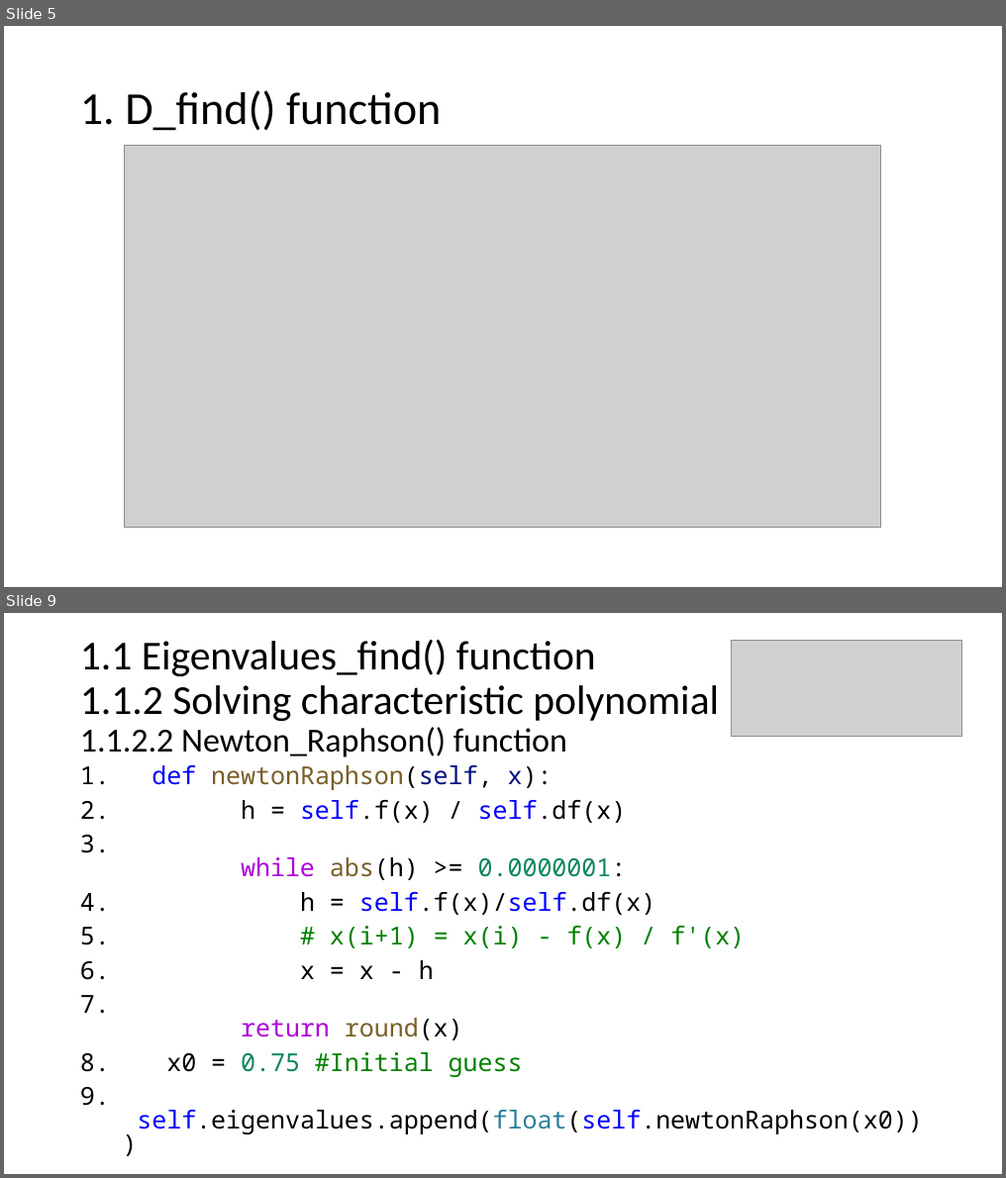
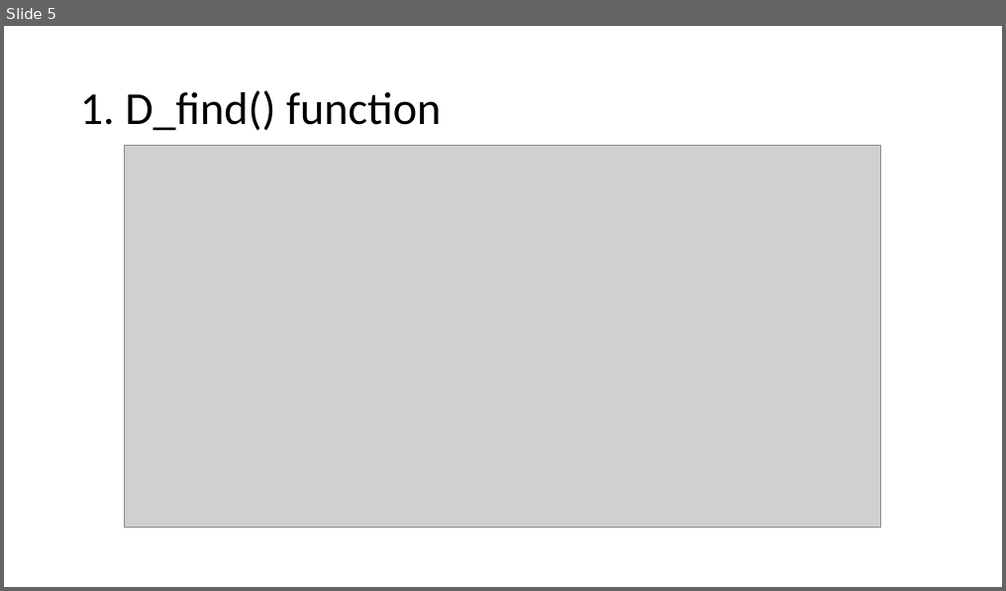
Before and after one commit to netalydana28/Python2, a slide deck: project3/algebra.pptx. Shown one above the other, each under a label of ours: slides 5 and 9 before the commit, slide 5 after it; the slides between them are not shown. The pictures are 1006x1178 and 1006x591 pixels, drawn with LibreOffice and Linux fonts; fonts in the diff are those of the drawing; grey boxes stand for pictures. Boxes give left, top, right and bottom in pixels: in the first picture for what was removed or moved away, otherwise in the second. Text is boxed around its words. In the diff, an @@ line names an element or a change of style, - is before the commit and + after.

```diff
--- a/project3/algebra.pptx
+++ b/project3/algebra.pptx
@@ slide 9 removed at <box>4,613,1002,1174</box>, background #FFFFFF @@
@@ title removed at <box>80,639,719,758</box> @@
-1.1 Eigenvalues_find() function
-1.1.2 Solving characteristic polynomial
-1.1.2.2 Newton_Raphson() function
@@ picture removed at <box>731,641,962,737</box> @@
@@ text removed at <box>137,765,922,1135</box> @@
-1. def newtonRaphson(self, x):
-2. h = self.f(x) / self.df(x)
-3. while abs(h) >= 0.0000001:
-4. h = self.f(x)/self.df(x)
-5. # x(i+1) = x(i) - f(x) / f'(x)
-6. x = x - h
-7. return round(x)
-8. x0 = 0.75 #Initial guess
-9. self.eigenvalues.append(float(self.newtonRaphson(x0)))
```
Also in this commit, not shown: 4 slides changed, 13 slides added, 4 other slides removed, 2 other files.
